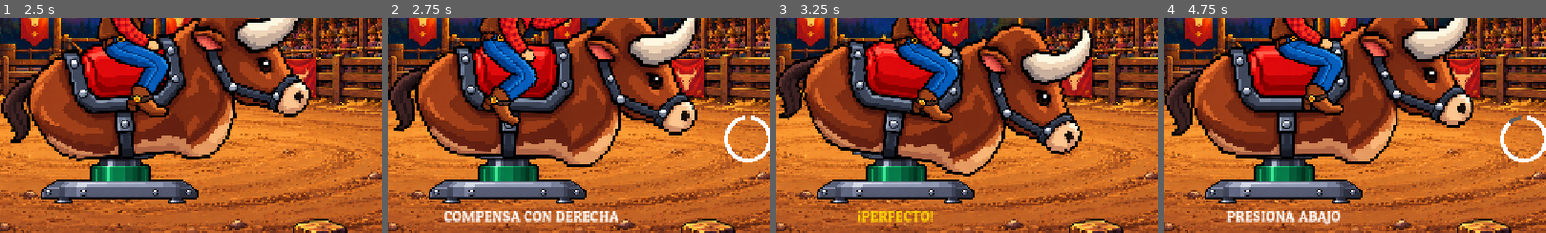
Above: before the commit, frames 1-4 (left to right).
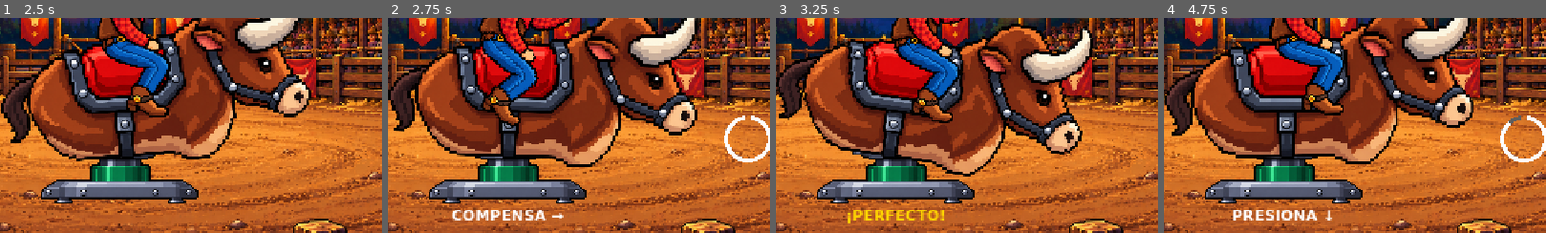
Above: after the commit, the same moments.

Repository: valentinarojasv/toro_mecanico_proyecto
Game: Godot game, scene res://Scenes/ui/menu_principal.tscn
Same seed, same stepped clock (60 frames per second), same inputs: the game is played once before the commit and once after it.
Inputs (mouse positions are % of the whole screen's width and height, from its top left):
- Up to frame 1 (2.5 s): click (51, 81) at 0.5 s; tap Enter at 1.25 s; hold D (qte_derecha) 1.28-2.03 s; hold Space (accion) 1.28-2.03 s; hold S (qte_abajo) from 2.03 s (still down); tap Shift (activar_turbo) at 2.1 s
- Up to frame 2 (2.75 s): keep holding S (qte_abajo)
- Up to frame 3 (3.25 s): release S (qte_abajo) at 2.78 s; hold D (qte_derecha) from 2.78 s (still down); hold Space (accion) from 2.78 s (still down)
- Up to frame 4 (4.75 s): release D (qte_derecha) at 3.53 s; release Space (accion) at 3.53 s; hold W (qte_arriba) 3.53-4.28 s; tap Shift (activar_turbo) at 3.6 s; hold A (qte_izq) from 4.28 s (still down); hold Space (accion) from 4.28 s (still down)
The pictures show only the part of the screen within x 34-84%, y 33-83%; the shares and areas given below are measured in that part.

Frame 1 is identical in both runs. In frame 2, 1.9% of the frame differs, in the area x 14-61%, y 89-96%; in frame 3, 1.0%; in frame 4, 1.3%.

Commit message:
Cambio en el texto

Diff:
--- a/Scenes/ui/qte_prompt.tscn
+++ b/Scenes/ui/qte_prompt.tscn
@@ -2,7 +2,7 @@
 
 [ext_resource type="Script" uid="uid://ba7ig10ipwuab" path="res://Scripts/QTEprompt.gd" id="1_cq1uj"]
 [ext_resource type="Texture2D" uid="uid://dsqtklkwqo7ha" path="res://Assets/final/circulo.png" id="2_cq1uj"]
-[ext_resource type="FontFile" uid="uid://gbm3ofo7ajux" path="res://Assets/final/PatuaOne-Regular.ttf" id="2_ka8h7"]
+[ext_resource type="FontFile" uid="uid://di8frkyh6yio4" path="res://Assets/final/dejavu-fonts-ttf-2.37/ttf/DejaVuSans-Bold.ttf" id="2_ka8h7"]
 
 [node name="QTEPrompt" type="Control" unique_id=2131061750]
 layout_mode = 3
--- a/Scripts/QTEprompt.gd
+++ b/Scripts/QTEprompt.gd
@@ -20,18 +20,18 @@
 	anillo_tiempo.value = 100.0
 
 
-# Convierte las letras del teclado en nombres de direcciones.
+# Convierte las letras del teclado en flechas.
 # Solo modifica el texto mostrado, no las acciones del jugador.
 func convertir_direccion(tecla: String) -> String:
 	match tecla.to_upper():
 		"W":
-			return "ARRIBA"
+			return "↑"
 		"A":
-			return "IZQUIERDA"
+			return "←"
 		"S":
-			return "ABAJO"
+			return "↓"
 		"D":
-			return "DERECHA"
+			return "→"
 		_:
 			return tecla
 
@@ -83,7 +83,7 @@
 
 	if es_direccion:
 		texto_qte.text = (
-			"COMPENSA CON "
+			"COMPENSA "
 			+ convertir_direccion(tecla)
 		)
 
Binary file added: Assets/final/DejaVuSans-Bold.ttf
Not shown, added: Assets/final/DejaVuSans-Bold.ttf.import
